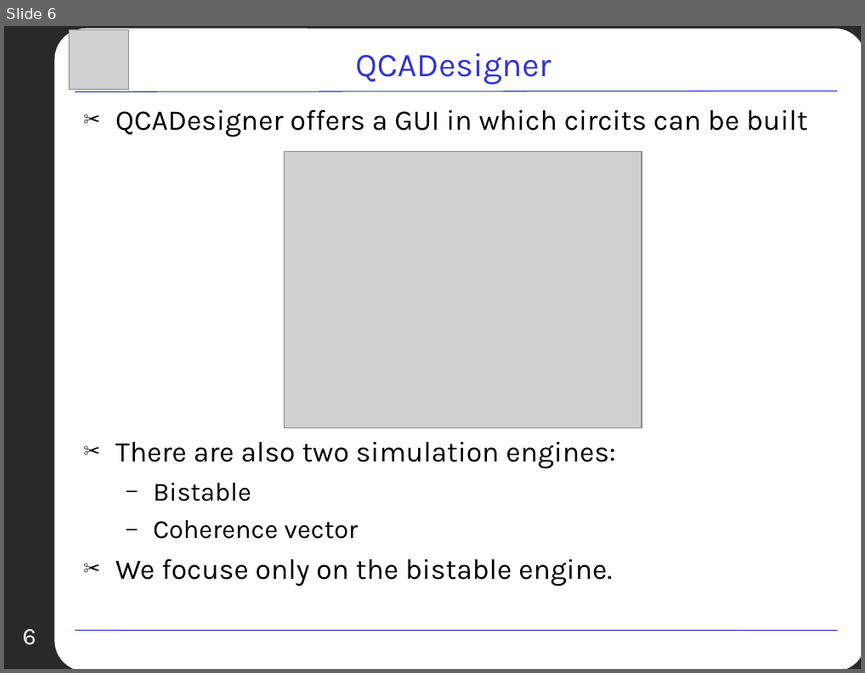
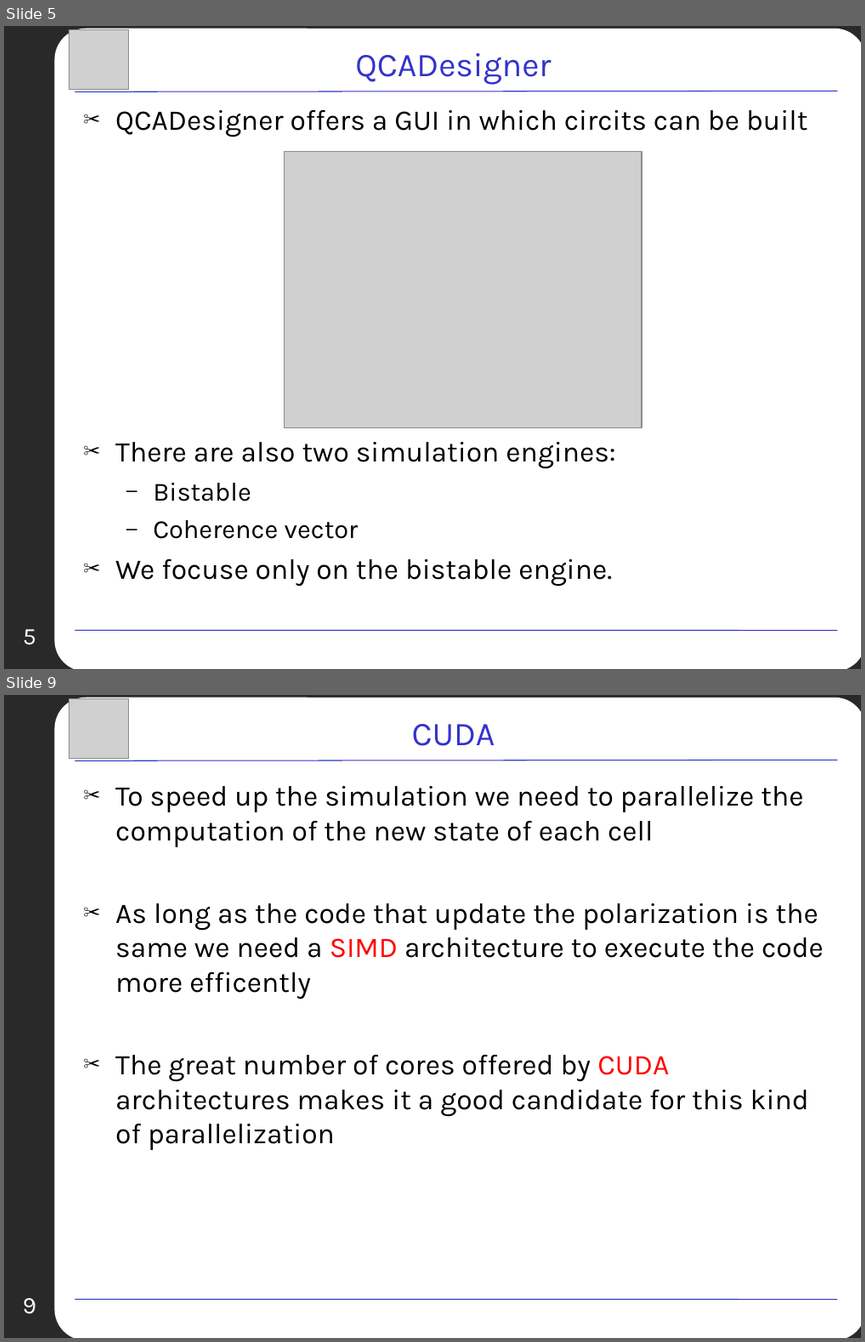
Before and after one commit to Anthz/qcadesigner-cuda, a slide deck: docs/bistable/PPT/Presentation.ppt. Shown one above the other, each under a label of ours: slide 6 before the commit, slides 5 and 9 after it; the slides between them are not shown. The pictures are 865x673 and 865x1342 pixels, drawn with LibreOffice and Linux fonts; fonts in the diff are those of the drawing; grey boxes stand for pictures; background and template pictures are left out. Boxes give left, top, right and bottom in pixels: in the first picture for what was removed or moved away, otherwise in the second. Text is boxed around its words. In the diff, an @@ line names an element or a change of style, - is before the commit and + after.

```diff
--- a/docs/bistable/PPT/Presentation.ppt
+++ b/docs/bistable/PPT/Presentation.ppt
@@ slide 9 added at (4,695,861,1338), background picture (left out); not listed: 3 template elements that a slide beside it also shows @@
@@ picture added at (69,699,129,760) @@
@@ title added at (412,724,495,746), 28 pt, text #3333CC @@
+CUDA
@@ text added at (115,786,823,1150), 24 pt, text #000000 @@
+✂ To speed up the simulation we need to parallelize the computation of the new state of each cell
+✂ As long as the code that update the polarization is the same we need a SIMD architecture to execute the code more efficently
+✂ The great number of cores offered by CUDA architectures makes it a good candidate for this kind of parallelization
@@ page number added at (23,1298,36,1314), 20 pt, text #FFFFFF @@
+9
@@ what was slide 6 is now slide 5 @@
@@ page number at (23,629,36,645): text changed @@
-6
+5
```
Also in this commit, not shown: 11 slides changed, 3 other slides added, 3 slides removed, 1 other file.
